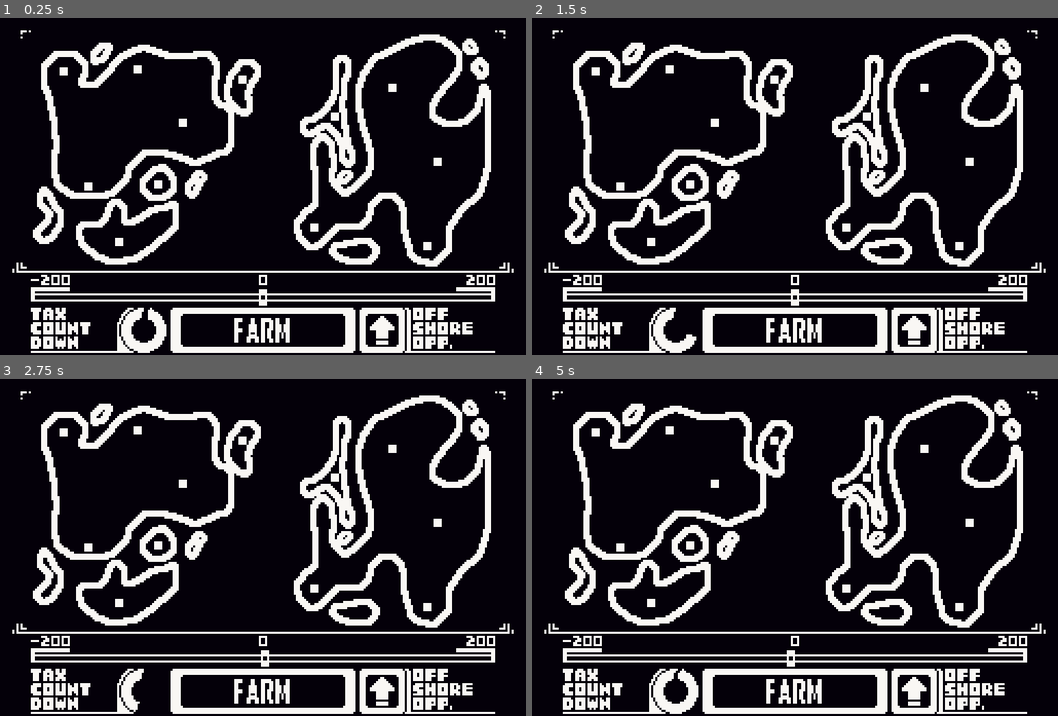
Above: before the commit, frames 1-4 (two rows, left to right).
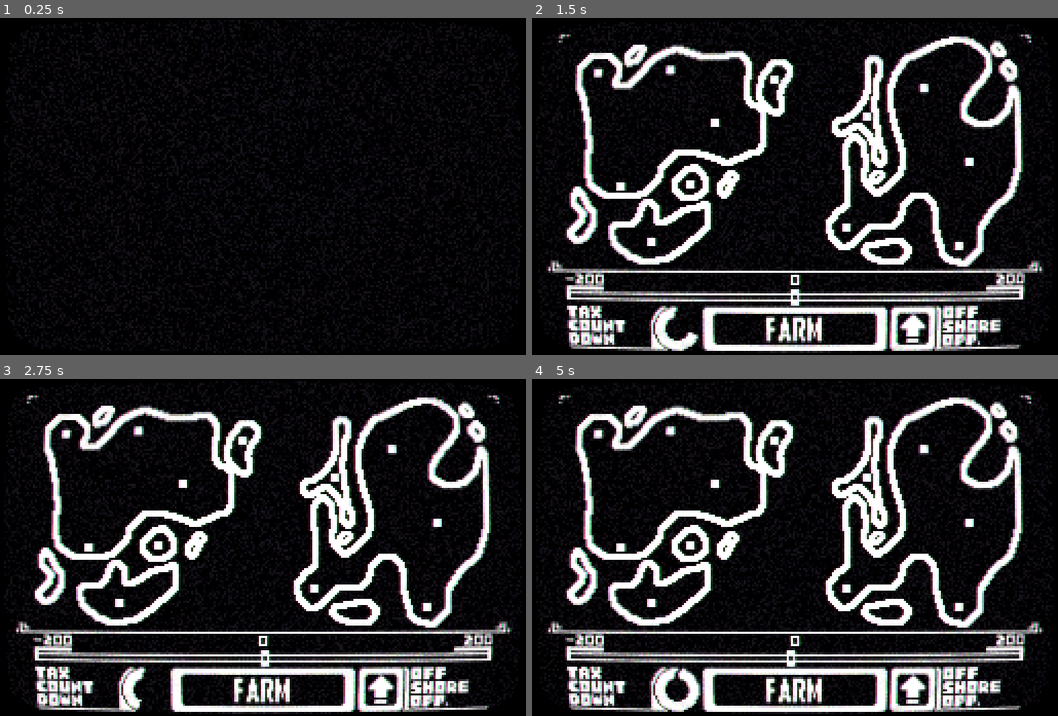
Above: after the commit, the same moments.

Repository: Tenseven-107/Operation_Fat_Eagle
Game: Godot game, scene res://Scenes/Main.tscn
The game is run twice, just before and just after one commit, with the same random seed, the same clock (stepped at 60 frames per second) and the same inputs.
Inputs (mouse positions are in pixels of both pictures, inside the frame that each line leads up to):
- Up to frame 1 (0.25 s): no input
- Up to frame 2 (1.5 s): click (795, 331) at 0.5 s; click (915, 331) at 1.25 s
- Up to frame 3 (2.75 s): click (263, 692) at 2 s
- Up to frame 4 (5 s): click (915, 692) at 2.75 s; click (795, 692) at 3.5 s; click (915, 692) at 4.25 s

The runs differ from the first frame. In frame 1, 19% of the frame differs, in the area x 2-98%, y 3-100%; in frame 2, 15%; in frame 3, 15%; in frame 4, 15%.

Commit message:
Completed air traffic

Diff:
--- a/Prefabs/Objects/Plane.tscn
+++ b/Prefabs/Objects/Plane.tscn
@@ -11,6 +11,7 @@
 
 [node name="CollisionShape2D" type="CollisionShape2D" parent="."]
 shape = SubResource( 1 )
+disabled = true
 
 [node name="Sprite" type="Sprite" parent="."]
 texture = ExtResource( 1 )
--- a/Scenes/Main.tscn
+++ b/Scenes/Main.tscn
@@ -13,7 +13,6 @@
 [node name="Background" parent="." instance=ExtResource( 1 )]
 
 [node name="Overlay" parent="." instance=ExtResource( 3 )]
-visible = false
 
 [node name="UI" parent="." instance=ExtResource( 2 )]
 
@@ -47,30 +46,39 @@
 
 [node name="Country4" parent="Map/Country_container" instance=ExtResource( 4 )]
 position = Vector2( 118, 30 )
+countries = [ NodePath("../Country7"), NodePath("../Country"), NodePath("../Country5"), NodePath("../Country11"), NodePath("../Country9"), NodePath("../Country10"), NodePath("../Country8") ]
 
 [node name="Country5" parent="Map/Country_container" instance=ExtResource( 4 )]
 position = Vector2( 43, 82 )
+countries = [ NodePath("../Country"), NodePath("../Country4"), NodePath("../Country12"), NodePath("../Country8"), NodePath("../Country10"), NodePath("../Country9") ]
 
 [node name="Country6" parent="Map/Country_container" instance=ExtResource( 4 )]
 position = Vector2( 77, 81 )
+countries = [ NodePath("../Country"), NodePath("../Country2"), NodePath("../Country12"), NodePath("../Country8"), NodePath("../Country11"), NodePath("../Country9"), NodePath("../Country10") ]
 
 [node name="Country7" parent="Map/Country_container" instance=ExtResource( 4 )]
 position = Vector2( 58, 109 )
+countries = [ NodePath("../Country"), NodePath("../Country2"), NodePath("../Country3"), NodePath("../Country4"), NodePath("../Country8"), NodePath("../Country9"), NodePath("../Country10"), NodePath("../Country11"), NodePath("../Country12") ]
 
 [node name="Country8" parent="Map/Country_container" instance=ExtResource( 4 )]
 position = Vector2( 153, 102 )
+countries = [ NodePath("../Country9"), NodePath("../Country11"), NodePath("../Country12"), NodePath("../Country3"), NodePath("../Country2"), NodePath("../Country"), NodePath("../Country5"), NodePath("../Country6"), NodePath("../Country7") ]
 
 [node name="Country9" parent="Map/Country_container" instance=ExtResource( 4 )]
 position = Vector2( 213, 70 )
+countries = [ NodePath("../Country8"), NodePath("../Country3"), NodePath("../Country2"), NodePath("../Country"), NodePath("../Country5"), NodePath("../Country6"), NodePath("../Country7") ]
 
 [node name="Country10" parent="Map/Country_container" instance=ExtResource( 4 )]
 position = Vector2( 208, 111 )
+countries = [ NodePath("../Country11"), NodePath("../Country12"), NodePath("../Country"), NodePath("../Country2"), NodePath("../Country3"), NodePath("../Country4"), NodePath("../Country5"), NodePath("../Country6"), NodePath("../Country7") ]
 
 [node name="Country11" parent="Map/Country_container" instance=ExtResource( 4 )]
 position = Vector2( 191, 34 )
+countries = [ NodePath("../Country10"), NodePath("../Country8"), NodePath("../Country"), NodePath("../Country2"), NodePath("../Country3"), NodePath("../Country4"), NodePath("../Country5"), NodePath("../Country6"), NodePath("../Country7") ]
 
 [node name="Country12" parent="Map/Country_container" instance=ExtResource( 4 )]
 position = Vector2( 163, 48 )
+countries = [ NodePath("../Country10"), NodePath("../Country9"), NodePath("../Country"), NodePath("../Country2"), NodePath("../Country3"), NodePath("../Country4"), NodePath("../Country5"), NodePath("../Country6"), NodePath("../Country7") ]
 
 [node name="Operation_container" type="Node2D" parent="Map"]
 
--- a/Scripts/Objects/Country.gd
+++ b/Scripts/Objects/Country.gd
@@ -9,18 +9,33 @@
 export (int) var max_hp: int = 2
 var hp: int = 2
 
+var this_pos: Vector2 = Vector2.ZERO
+var min_pos: Vector2
+var max_pos: Vector2
+
 export (Array, NodePath) var countries
 
 
+# Set up
+func _ready():
+	this_pos = global_position.round()
+	min_pos = Vector2(this_pos.x + 3, this_pos.y + 3)
+	max_pos = Vector2(this_pos.x + 3, this_pos.y + 3)
+
+
+
+# Spawn a plane
 func spawn_plane():
 	var plane_inst = plane.instance()
 
 	plane_inst.global_position = global_position
-	plane_inst.target_pos = get_random_country()
+	plane_inst.country = get_random_country()
 
 	plane_container.add_child(plane_inst)
 
 
+
+# Take damage
 func damage(damage: int):
 	hp -= damage
 	progress.value = hp
@@ -30,11 +45,17 @@
 		pass # put stuff later
 
 
+
+# Compare pos
 func check_position(pos: Vector2):
-	if pos == self.global_position: return true
+	if pos == this_pos or (pos >= min_pos and pos <= max_pos):
+		return true
+
 	else: return false
 
 
+
+# Get a random country from assosciated countries
 func get_random_country():
 	var max_number = countries.size()
 	var picked_num = rand_range(0, max_number)
@@ -43,5 +64,7 @@
 	return country
 
 
+
+# Initialization
 func initialize(plane_cont: Node):
 	plane_container = plane_cont
--- a/Scripts/Objects/Plane.gd
+++ b/Scripts/Objects/Plane.gd
@@ -7,6 +7,7 @@
 var country  = null
 var target_pos: Vector2 = Vector2.ZERO
 
+
 var velocity: Vector2
 export (int) var speed: int = 150
 export (float) var take_off_time: float = 5
@@ -15,28 +16,44 @@
 export (bool) var dangerous: bool = true
 
 
+
+# Set up
 func _ready():
+	if is_instance_valid(country): target_pos = country.global_position
+
+	sprite.scale = Vector2.ZERO
 	take_off(Vector2.ZERO, Vector2(1,1))
 
 
+
+# Process
 func _physics_process(delta):
+	move_loop(delta)
+
+
+# Movement
+func move_loop(delta):
 	if is_instance_valid(country):
-		target_pos = country.global_position
-
 		look_at(target_pos)
 		velocity += transform.x * speed
 
-		if country.check_position(global_position) and dangerous: destroy()
-		elif country.check_position(global_position): queue_free()
-
 		velocity = move_and_slide(velocity * delta)
 
+		var rounded_pos: Vector2 = global_position.round()
+		if country.check_position(rounded_pos):
+			if dangerous: destroy()
+			else: queue_free()
 
+
+
+# Damage country
 func destroy():
 	country.damage(damage)
 	queue_free()
 
 
+
+# Take off plane
 func take_off(initial_scale: Vector2, final_scale: Vector2):
 	scale_tween.interpolate_property(sprite, "scale", initial_scale, final_scale, take_off_time,
 	Tween.TRANS_LINEAR, Tween.EASE_IN_OUT)
--- a/Scripts/Utils/CountryContainer.gd
+++ b/Scripts/Utils/CountryContainer.gd
@@ -7,6 +7,7 @@
 var children: Array
 
 
+# Set up
 func _ready():
 	plane_container = get_node(plane_container_path)
 
@@ -15,6 +16,7 @@
 		child.initialize(plane_container)
 
 
+# Spawn a new plane from a country
 func spawn_plane():
 	var max_country = children.size()
 	var picked_num = rand_range(0, max_country)
--- a/Scripts/Utils/CountryManager.gd
+++ b/Scripts/Utils/CountryManager.gd
@@ -9,7 +9,10 @@
 export (float) var spawn_time: float = 7.5
 
 
+# Set up
 func _ready():
+	randomize()
+
 	country_container = get_node(country_container_path)
 	instance_timer()
 
@@ -25,5 +28,8 @@
 	spawn_timer.start()
 
 
+
+# Spawn a new plane after cooldown
 func spawn_timeout():
+	spawn_timer.start()
 	country_container.spawn_plane()
--- a/Scripts/Utils/MoneyManager.gd
+++ b/Scripts/Utils/MoneyManager.gd
@@ -11,6 +11,7 @@
 export (float) var tax_time: float = 5
 
 
+# set up
 func _ready():
 	instance_timer()
 
@@ -25,6 +26,7 @@
 	tax_timer.start()
 
 
+# Add and deplete money
 func add_money(added_money: int):
 	money += added_money
 	money = clamp(money, min_money, max_money)
--- a/Scripts/Utils/UIManager.gd
+++ b/Scripts/Utils/UIManager.gd
@@ -10,6 +10,7 @@
 export (int) var added_money: int = 1
 
 
+# Set up and update ui
 func _ready():
 	money_manager = get_node(money_manager_path)
 	tax_meter.max_value = money_manager.tax_time
@@ -19,5 +20,6 @@
 	tax_meter.value = money_manager.get_tax_time()
 
 
+# Add money when button is pressed
 func _on_Farm_button_pressed():
 	money_manager.add_money(added_money)
